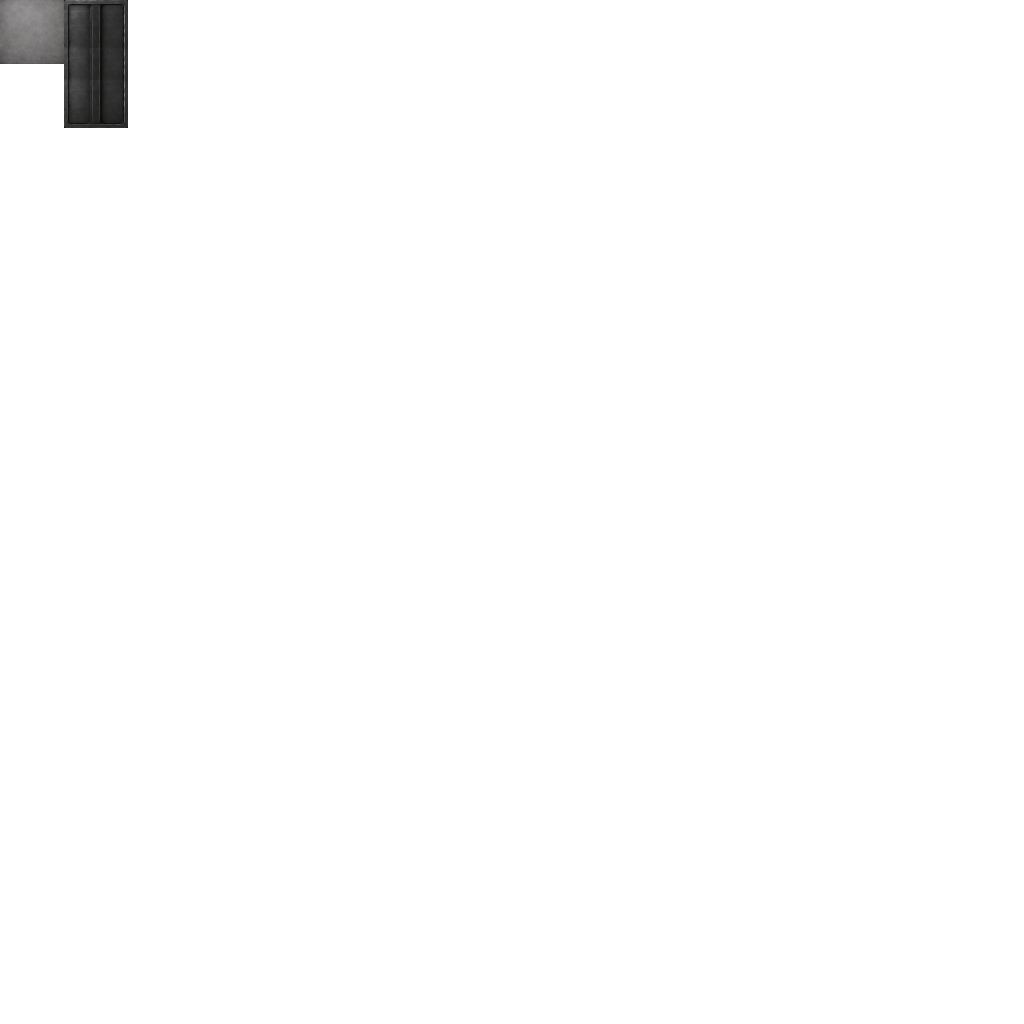
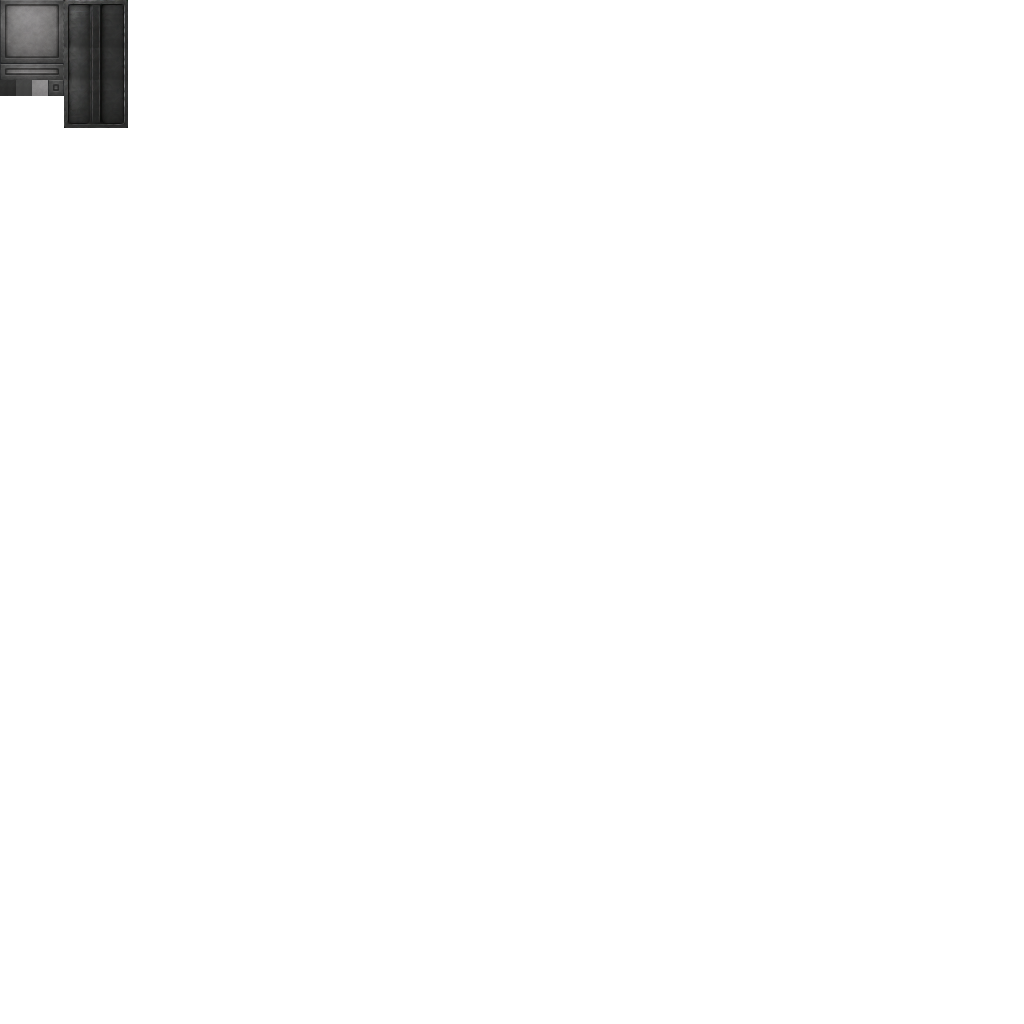
Comparing the layer stacks of the two 1024 × 1024 images. Changes:
painted on "Layer" over [0,0,64,96]
